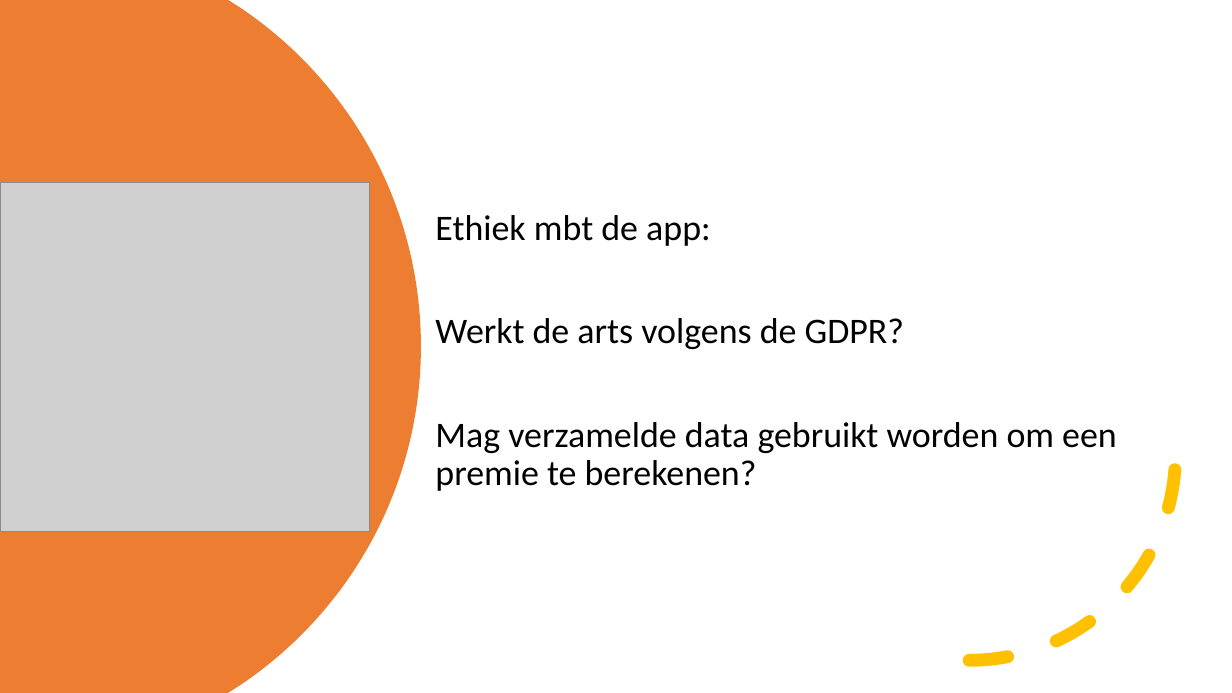
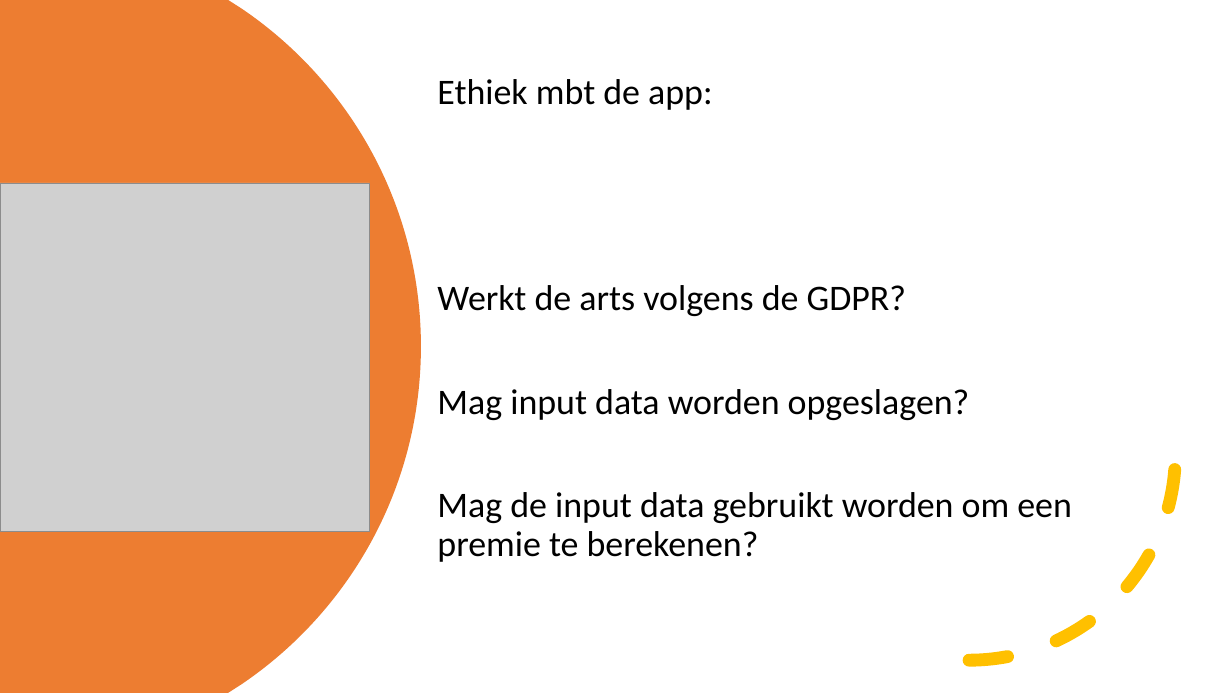
Before and after one commit to HansHR2023/p1, a slide deck: slide 29 of advies/Presentatie p1.pptx (slide 26 before the commit). Drawn at 1232x693 pixels with LibreOffice and Linux fonts; fonts in the diff are those of the drawing; grey boxes stand for pictures. Boxes give left, top, right and bottom in pixels: in the first picture for what was removed or moved away, otherwise in the second. Text is boxed around its words. In the diff, an @@ line names an element or a change of style, - is before the commit and + after.

```diff
--- a/advies/Presentatie p1.pptx
+++ b/advies/Presentatie p1.pptx
@@ text "Ethiek mbt de app:": place and size @@
-text "Ethiek mbt de app:" at [435,215,1117,491]
+text "Ethiek mbt de app:" at [437,79,1072,562]
@@ text at [437,389,1072,562]: text changed @@
-Mag verzamelde data gebruikt worden om een premie te berekenen?
+Mag input data worden opgeslagen?
+Mag de input data gebruikt worden om een premie te berekenen?
```
Also in this commit, not shown: 1 other slide changed, 3 slides added, 1 other file.
